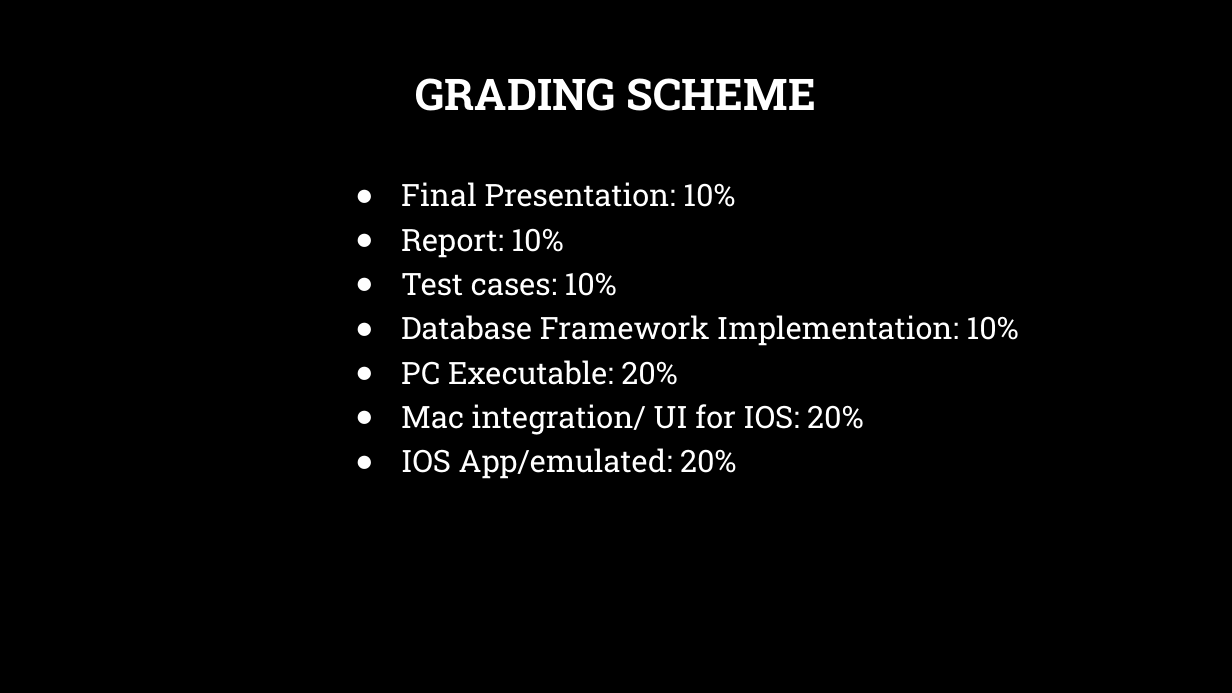
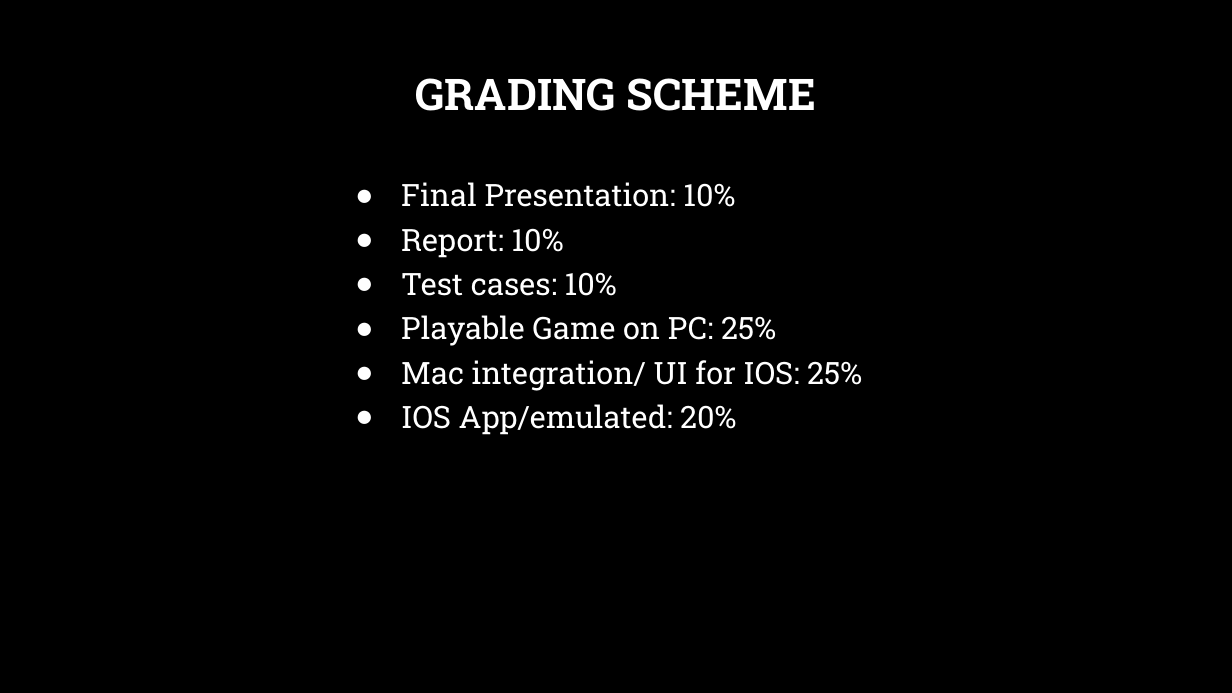
Before and after one commit to steveb1250/Devils_Grip_Proposal, a slide deck: slide 11 of CSC_520_Devils_Grip.pptx. Drawn at 1232x693 pixels with LibreOffice and Linux fonts; fonts in the diff are those of the drawing; background and template pictures are left out. Boxes give left, top, right and bottom in pixels: in the first picture for what was removed or moved away, otherwise in the second. Text is boxed around its words. In the diff, an @@ line names an element or a change of style, - is before the commit and + after.

```diff
--- a/CSC_520_Devils_Grip.pptx
+++ b/CSC_520_Devils_Grip.pptx
@@ text at (x1=401, y1=315, x2=862, y2=391): text changed @@
-● Database Framework Implementation: 10%
-● PC Executable: 20%
-● Mac integration/ UI for IOS: 20%
+● Playable Game on PC: 25%
+● Mac integration/ UI for IOS: 25%
```
Also in this commit, not shown: 8 other slides changed, 2 other files.
